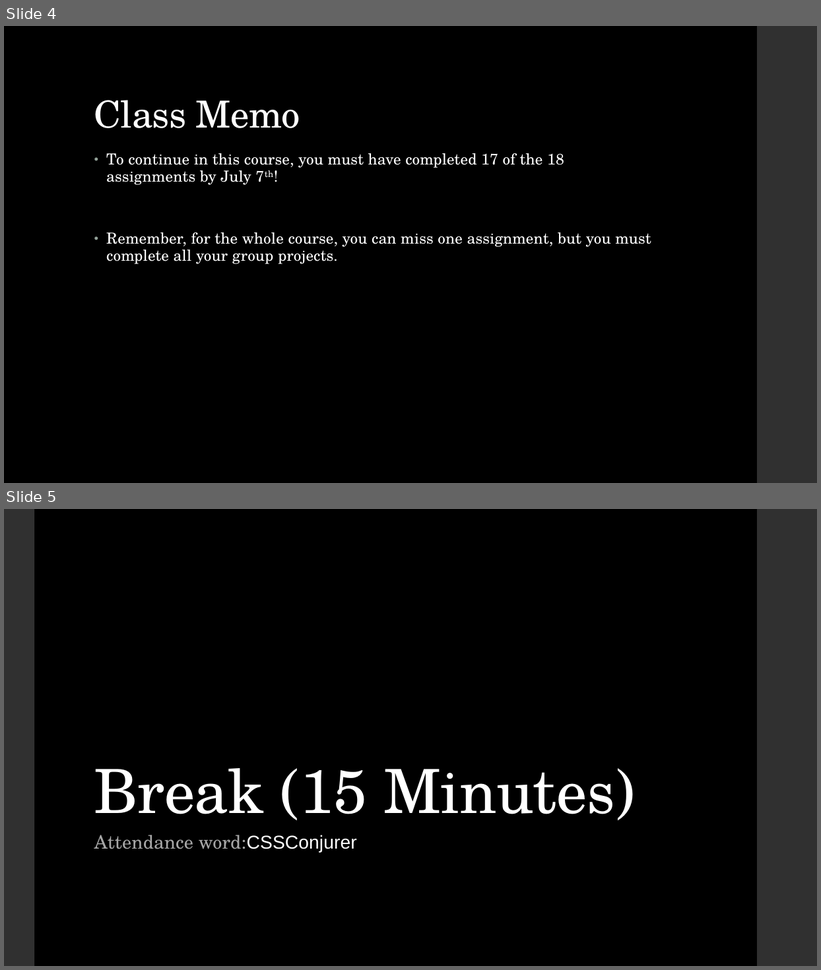
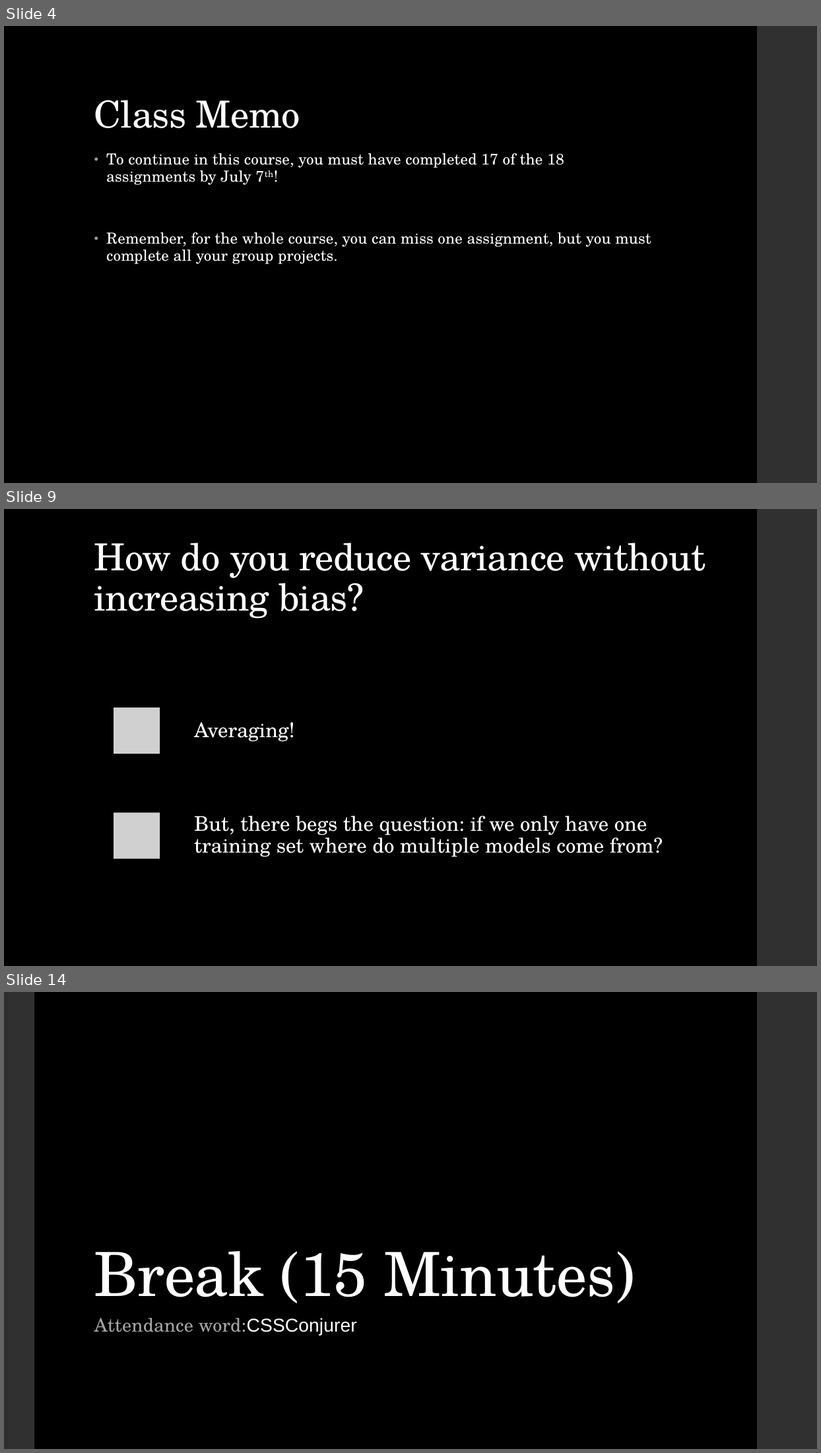
Before and after one commit to LaunchCoderGirlSTL/Data-Science-Assignments, a slide deck: course_material/week_17/week_17_presentation.pptx. Shown one above the other, each under a label of ours: slides 4 and 5 before the commit, slides 4, 9 and 14 after it; the slides between them are not shown. The pictures are 821x970 and 821x1453 pixels, drawn with LibreOffice and Linux fonts; fonts in the diff are those of the drawing; grey boxes stand for pictures. Boxes give left, top, right and bottom in pixels: in the first picture for what was removed or moved away, otherwise in the second. Text is boxed around its words. In the diff, an @@ line names an element or a change of style, - is before the commit and + after.

```diff
--- a/course_material/week_17/week_17_presentation.pptx
+++ b/course_material/week_17/week_17_presentation.pptx
@@ slide 9 added at (4,509,817,966), background #000000; not listed: 1 template element that a slide beside it also shows @@
@@ title added at (94,543,706,619), 44 pt, text #FFFFFF @@
+How do you reduce variance without increasing bias?
@@ group added at (88,689,675,878): 2 rounded rectangles, 2 pictures, 2 texts @@
+Averaging!
+But, there begs the question: if we only have one training set where do multiple models come from?
@@ what was slide 5 is now slide 14 @@
```
Also in this commit, not shown: 1 slide changed, 9 other slides added, 1 other file.
